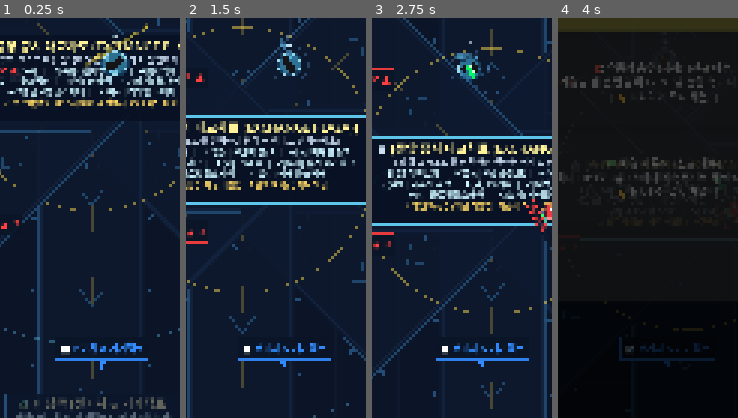
Above: before the commit, frames 1-4 (left to right).
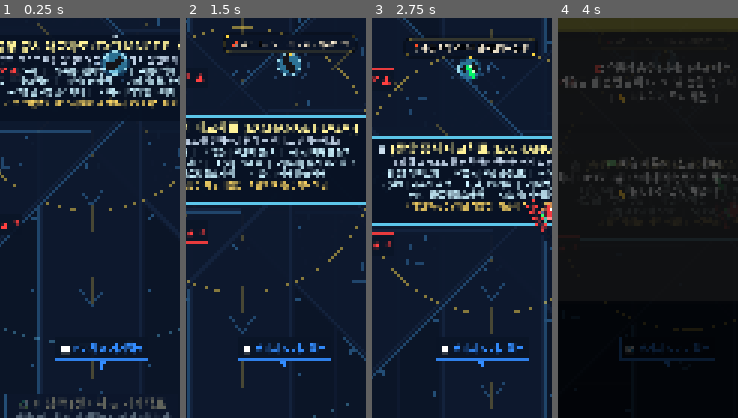
Above: after the commit, the same moments.

Repository: gamcatch/stock-rpg
Game: Godot game, scene res://scenes/main.tscn
Same seed, same stepped clock (60 frames per second), same inputs: the game is played once before the commit and once after it.
Inputs (mouse positions are % of the whole screen's width and height, from its top left):
- Up to frame 1 (0.25 s): no input
- Up to frame 2 (1.5 s): move the mouse to (45, 70) at 0.52 s; hold W (move_up) 0.53-1.25 s; click (45, 70) at 0.67 s; drag from (80, 65) to (50, 49) at 1.27 s
- Up to frame 3 (2.75 s): move the mouse to (20, 35) at 2.02 s; hold A (move_left) from 2.03 s (still down); click (20, 35) at 2.17 s
- Up to frame 4 (4 s): release A (move_left) at 2.75 s; drag from (55, 50) to (68, 6) at 2.77 s; click "🤖 퀀트 AI 모델 [신규 매수] 모든 무기 공격력 …" at 3.5 s
The pictures show only the part of the screen within x 21-71%, y 44-94%; the shares and areas given below are measured in that part.

The runs differ from the first frame. In frame 1, 0.3% of the frame differs, in the area x 47-83%, y 2-13%; in frame 2, 1.3%; in frame 3, 1.8%, in the area x 18-91%, y 5-11%; in frame 4, less than 0.1%.

Commit message:
feat: 자동 사냥 혼잣말 말풍선 시스템 구현 - 큰 폰트(22pt), 등장 및 페이드아웃 사이클, 상황별 혼잣말 대사 연출

Diff:
--- a/scenes/player.gd
+++ b/scenes/player.gd
@@ -14,7 +14,7 @@
 var dividend_regen_timer: float = 0.0
 var magnet_pulse_timer: float = 0.0
 
-# --- 방치형 RPG AUTO-PLAY AI 시스템 ---
+# --- 방치형 RPG AUTO-PLAY AI & 말풍선 혼잣말 시스템 ---
 var is_auto_play: bool = true
 var manual_override_timer: float = 0.0
 var auto_target_pos: Vector2 = Vector2.ZERO
@@ -26,12 +26,23 @@
 var visited_stock_cooldowns: Dictionary = {}
 var visited_sector_cooldowns: Dictionary = {}
 
+# 말풍선 (Speech Bubble) 노드 및 애니메이션 타이머
+var speech_bubble: PanelContainer = null
+var speech_label: Label = null
+var speech_tail: Control = null
+var bubble_visible_timer: float = 0.0
+var bubble_silence_timer: float = 1.0 # 게임 시작 1초 후 첫 혼잣말 출력
+var is_bubble_showing: bool = false
+var bubble_tween: Tween = null
+
 func _ready():
 	add_to_group("player")
 	var magnet_area = $MagnetArea
 	if magnet_area:
 		magnet_area.area_entered.connect(_on_magnet_area_entered)
 	update_magnet_radius()
+
+	_setup_speech_bubble()
 
 	if MarketDataManager.has_signal("breaking_news_alert"):
 		MarketDataManager.breaking_news_alert.connect(_on_breaking_news_nav)
@@ -40,6 +51,10 @@
 	if Global.has_signal("auto_play_toggled"):
 		Global.auto_play_toggled.connect(_on_auto_play_toggled)
 	is_auto_play = Global.auto_play_enabled
+
+func _exit_tree():
+	if is_instance_valid(speech_bubble):
+		speech_bubble.queue_free()
 
 func _rotate_to_next_sector():
 	if not current_target_stock.is_empty():
@@ -49,6 +64,11 @@
 		if not old_sec_key.is_empty():
 			visited_sector_cooldowns[old_sec_key] = 45.0 # 동일 섹터 45초간 재방문 방지 (타 섹터 적극 순회!)
 	current_target_stock = _select_best_rising_stock()
+	if not current_target_stock.is_empty():
+		var st_name = current_target_stock.get("name", "")
+		var sec_name = current_target_stock.get("sector_name", "")
+		var st_rate = current_target_stock.get("rate", 0.0)
+		say_monologue("🚀 다음 목표는 [%s %s (+%.1f%%)]! 전력 질주!" % [sec_name, st_name, st_rate], 3.8, true)
 
 func _on_stock_vi_triggered(stock_name: String, _duration: float):
 	if not current_target_stock.is_empty() and current_target_stock.get("name", "") == stock_name:
@@ -58,15 +78,18 @@
 		var new_name = current_target_stock.get("name", "다음 급등주")
 		var new_sec = current_target_stock.get("sector_name", "")
 		auto_status_text = "🚨 [%s VI 발동] -> [%s (%s)] 즉시 이동!" % [stock_name, new_name, new_sec]
+		say_monologue("🚨 앗, [%s] VI 걸렸다! 얼른 [%s]로 튀자!" % [stock_name, new_name], 4.0, true)
 		print("[AutoPlay AI] VI 발동 감지! %s 거래 정지 -> 새로운 섹터 %s(%s)로 이동!" % [stock_name, new_name, new_sec])
 
 func _on_auto_play_toggled(enabled: bool):
 	is_auto_play = enabled
 	if not enabled:
 		auto_status_text = "🕹️ 수동 모드"
+		say_monologue("🕹️ 수동 모드 전환! 직접 지휘해주세요!", 3.0, true)
 	else:
 		manual_override_timer = 0.0
 		auto_status_text = "🤖 AUTO 사냥 중"
+		say_monologue("🤖 방치형 AUTO-PLAY 모드 재개! 급등주 찾아 고고~", 3.0, true)
 
 func _on_breaking_news_nav(headline: String, sector_key: String, effect_type: String, duration: float):
 	if MarketDataManager.sectors.has(sector_key):
@@ -177,15 +200,13 @@
 	draw_circle(head_pos + Vector2(16, -13), 2.5, body_black)
 	draw_circle(head_pos + Vector2(16, 13), 2.5, body_black)
 
-	# 8. 방치형 AUTO-PLAY 상태 머리 위 네온 뱃지 (월드 방향 수평 유지)
-	var badge_pos = Vector2(0, -44).rotated(-rotation) + Vector2(-120, 0)
-	var badge_color = Color(1.0, 0.88, 0.25) if is_auto_play else Color(0.4, 0.8, 1.0)
-	draw_string(font, badge_pos, auto_status_text, HORIZONTAL_ALIGNMENT_CENTER, 240, 13, badge_color)
-
 
 func _physics_process(delta):
 	if Global.is_game_over or Global.is_paused:
 		return
+
+	# 말풍선 위치 고정 및 혼잣말 타이머 업데이트
+	_process_speech_bubble(delta)
 
 	# 1. 수동 입력 확인 (키보드 또는 가상 조이스틱)
 	var input_dir = Input.get_vector("move_left", "move_right", "move_up", "move_down")
@@ -355,7 +376,10 @@
 			return to_st.normalized()
 		else:
 			# 성역 도착: 해당 종목 제단 주변에서 16초간 체류하며 집중 사냥 & 배당 수확!
-			is_on_highway_cruise = false
+			if is_on_highway_cruise:
+				is_on_highway_cruise = false
+				say_monologue("🔥 [%s +%.1f%%] 도착! 폭풍 사냥 시작!" % [st_name, st_rate], 3.5, true)
+
 			stay_at_target_timer += delta
 			var time_left = int(ceil(max(0.0, 16.0 - stay_at_target_timer)))
 			auto_status_text = "🔥 [%s +%.1f%%] 수확 중 (%ds)" % [st_name, st_rate, time_left]
@@ -364,10 +388,6 @@
 			if stay_at_target_timer >= 16.0:
 				stay_at_target_timer = 0.0
 				_rotate_to_next_sector()
-				if not current_target_stock.is_empty():
-					var next_st = current_target_stock.get("name", "")
-					var next_sec = current_target_stock.get("sector_name", "")
-					auto_status_text = "✅ [%s] 수확 완료! -> [%s (%s)] 출발!" % [st_name, next_st, next_sec]
 				return Vector2.ZERO
 
 			patrol_timer += delta
@@ -534,3 +554,140 @@
 	if magnet_shape and magnet_shape.shape is CircleShape2D:
 		# Base 180px, +140px per level (Lv 5 = 880px!)
 		magnet_shape.shape.radius = 180.0 + mag_lvl * 140.0
+
+# ------------------------------------------------------------------------------
+# 💬 방치형 개미 말풍선 혼잣말 시스템 (Speech Bubble Monologue System)
+# ------------------------------------------------------------------------------
+func _setup_speech_bubble():
+	speech_bubble = PanelContainer.new()
+	speech_bubble.set_as_top_level(true)
+	speech_bubble.z_index = 120
+	speech_bubble.mouse_filter = Control.MOUSE_FILTER_IGNORE
+
+	# Glassmorphism cyber bubble style
+	var sb = StyleBoxFlat.new()
+	sb.bg_color = Color(0.04, 0.08, 0.16, 0.94)
+	sb.border_color = Color(1.0, 0.85, 0.25, 0.95) # Gold border
+	sb.set_border_width_all(2)
+	sb.set_corner_radius_all(16)
+	sb.content_margin_left = 20.0
+	sb.content_margin_right = 20.0
+	sb.content_margin_top = 10.0
+	sb.content_margin_bottom = 10.0
+	sb.shadow_color = Color(0, 0, 0, 0.6)
+	sb.shadow_size = 8
+	speech_bubble.add_theme_stylebox_override("panel", sb)
+
+	speech_label = Label.new()
+	speech_label.horizontal_alignment = HORIZONTAL_ALIGNMENT_CENTER
+	speech_label.vertical_alignment = VERTICAL_ALIGNMENT_CENTER
+	speech_label.add_theme_font_size_override("font_size", 22) # 큰 폰트로 시원하고 또렷하게!
+	speech_label.add_theme_color_override("font_color", Color(1.0, 0.95, 0.85))
+	speech_label.add_theme_color_override("font_shadow_color", Color(0, 0, 0, 0.8))
+	speech_label.add_theme_constant_override("shadow_offset_x", 1)
+	speech_label.add_theme_constant_override("shadow_offset_y", 1)
+	speech_label.text = "🐜 성투를 향해 출발!"
+	speech_bubble.add_child(speech_label)
+
+	# Speech bubble downward triangle tail
+	speech_tail = Control.new()
+	speech_tail.mouse_filter = Control.MOUSE_FILTER_IGNORE
+	speech_tail.draw.connect(func():
+		var pts = PackedVector2Array([
+			Vector2(-8, 0),
+			Vector2(8, 0),
+			Vector2(0, 10)
+		])
+		speech_tail.draw_colored_polygon(pts, Color(1.0, 0.85, 0.25, 0.95))
+	)
+	speech_bubble.add_child(speech_tail)
+
+	speech_bubble.modulate.a = 0.0
+	add_child(speech_bubble)
+
+func say_monologue(text: String, duration: float = 3.5, priority: bool = false):
+	if not is_instance_valid(speech_bubble) or not is_instance_valid(speech_label):
+		return
+
+	# 이미 말풍선이 떠있고 우선순위가 아니면 덮어쓰지 않음
+	if is_bubble_showing and not priority:
+		return
+
+	speech_label.text = text
+	speech_bubble.reset_size()
+	speech_bubble.pivot_offset = speech_bubble.size * 0.5
+
+	if is_instance_valid(bubble_tween) and bubble_tween.is_valid():
+		bubble_tween.kill()
+
+	is_bubble_showing = true
+	bubble_visible_timer = duration
+
+	# 팝업 바운스 & 페이드인 연출
+	speech_bubble.scale = Vector2(0.85, 0.85)
+	bubble_tween = create_tween()
+	bubble_tween.tween_property(speech_bubble, "modulate:a", 1.0, 0.18)
+	bubble_tween.parallel().tween_property(speech_bubble, "scale", Vector2(1.06, 1.06), 0.15)
+	bubble_tween.tween_property(speech_bubble, "scale", Vector2(1.0, 1.0), 0.1)
+
+func _process_speech_bubble(delta: float):
+	if not is_instance_valid(speech_bubble):
+		return
+
+	# 말풍선 위치 고정: 개미 머리 위 중앙 (회전하지 않고 항상 수평 유지!)
+	var b_size = speech_bubble.size
+	speech_bubble.global_position = global_position - Vector2(b_size.x * 0.5, b_size.y + 40.0)
+	speech_bubble.rotation = 0.0
+	if is_instance_valid(speech_tail):
+		speech_tail.position = Vector2(b_size.x * 0.5, b_size.y - 1.0)
+		speech_tail.queue_redraw()
+
+	if is_bubble_showing:
+		bubble_visible_timer -= delta
+		if bubble_visible_timer <= 0.0:
+			# 자연스럽게 페이드아웃하며 사라짐
+			is_bubble_showing = false
+			bubble_silence_timer = randf_range(3.0, 5.0) # 3~5초 침묵 후 다음 혼잣말
+			if is_instance_valid(bubble_tween) and bubble_tween.is_valid():
+				bubble_tween.kill()
+			bubble_tween = create_tween()
+			bubble_tween.tween_property(speech_bubble, "modulate:a", 0.0, 0.35)
+			bubble_tween.parallel().tween_property(speech_bubble, "scale", Vector2(0.9, 0.9), 0.35)
+	else:
+		# 말풍선이 사라져 있는 동안 침묵 타이머 카운트다운 -> 주기적 혼잣말 출력
+		bubble_silence_timer -= delta
+		if bubble_silence_timer <= 0.0:
+			_trigger_context_monologue()
+
+func _trigger_context_monologue():
+	if not is_auto_play:
+		say_monologue("🕹️ 수동 조작 모드! 직접 지휘하시는 중!", 3.0)
+		return
+
+	if is_on_highway_cruise and not current_target_stock.is_empty():
+		var st_name = current_target_stock.get("name", "")
+		var sec_name = current_target_stock.get("sector_name", "")
+		var st_rate = current_target_stock.get("rate", 0.0)
+		var highway_lines = [
+			"🛣️ [%s] %s (+%.1f%%) 향해 고속 순항 중~" % [sec_name, st_name, st_rate],
+			"💨 고속도로 바람 시원하다! 다음 대장주 나와라!",
+			"🚗 늦기 전에 [%s] 잡으러 달리는 중!" % st_name
+		]
+		say_monologue(highway_lines.pick_random(), 3.5)
+	elif not current_target_stock.is_empty() and stay_at_target_timer > 0.0:
+		var st_name = current_target_stock.get("name", "")
+		var st_rate = current_target_stock.get("rate", 0.0)
+		var farm_lines = [
+			"🔥 [%s +%.1f%%] 수확 중! 짭짤하네~" % [st_name, st_rate],
+			"⚔️ 하락 세력 싹 쓸어버리고 배당금 챙기자!",
+			"💰 복리 마법 가속 중! 차트가 아주 예뻐~"
+		]
+		say_monologue(farm_lines.pick_random(), 3.5)
+	else:
+		var idle_lines = [
+			"📈 100배 레버리지의 꿈은 이루어진다!",
+			"👀 다음 상한가 칠 종목이 어디 있더라?",
+			"☕ 커피 한잔 하면서 차트 구경하는 맛이지!",
+			"🛡️ 개미의 끈기를 보여주마!"
+		]
+		say_monologue(idle_lines.pick_random(), 3.2)
